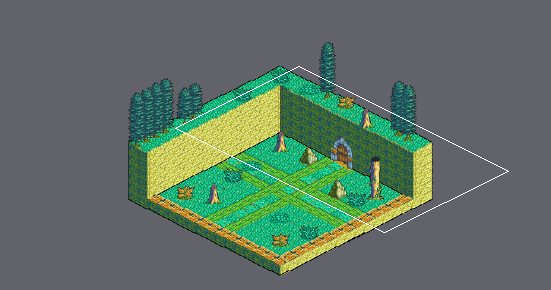
Level history. Tiled map: Final_Fantasy_Mystery_World/Game/maps/Tutorial_Movement.tmx. The picture above shows the old version from afar; the outline marks the close-up.
Close-up. Earlier state:
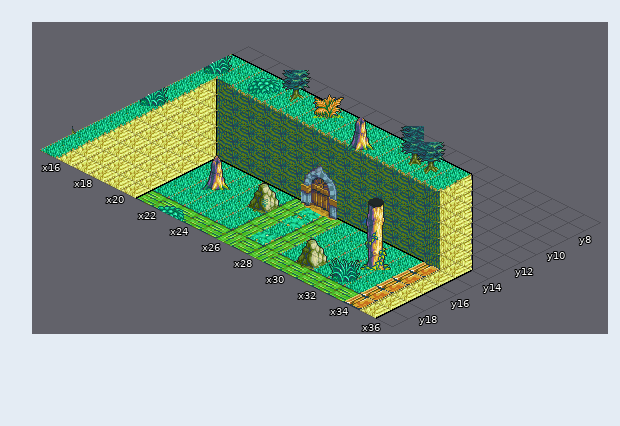
Cells are 32x16 px. Isometric: x runs down to the right, y down to the left. Shown: x 15..36, y 7..19. The commit also changed other parts of the map, which this record leaves out.
Now the later version:
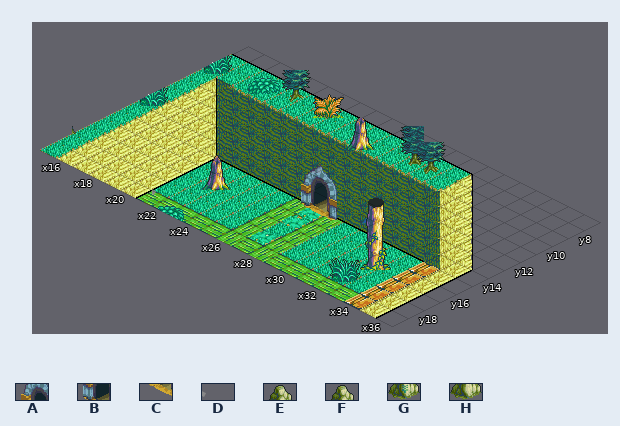
Key: from "tutorial_tileset": A 62, B 80, C 98, D 153, E 221, F 222, G 239, H 240.
_ is an empty cell.
Tiles of an added or newly shown layer are drawn over the layers below it.
The exact change:
Layer "Door Open" (now shown):
The author put tile A in row 13 at x 25.
The author put tile B in row 14 at x 26.
The author put tile C in row 15 at x 27.
The author put tile D in row 18 at x 21.
Layer "Enviorment":
Tile E is removed in row 15 at x 24.
Tile F is removed in row 17 at x 29.
Tile G is removed in row 16 at x 25.
Tile H is removed in row 18 at x 30.
Where, in picture pixels (left, top, right, bottom), the same in both close-ups:
added: (301, 175, 328, 212)
added: (152, 189, 156, 195)
removed: (248, 183, 279, 214)
removed: (297, 239, 328, 270)
